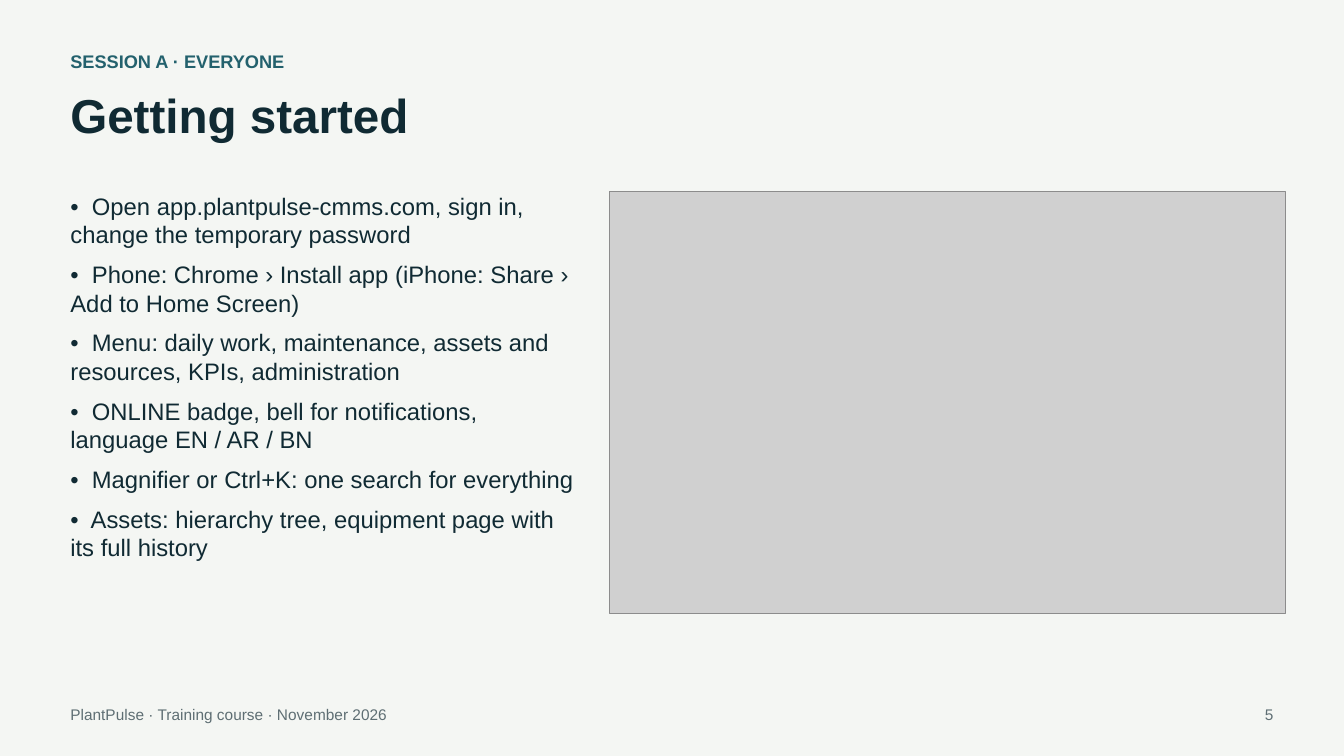
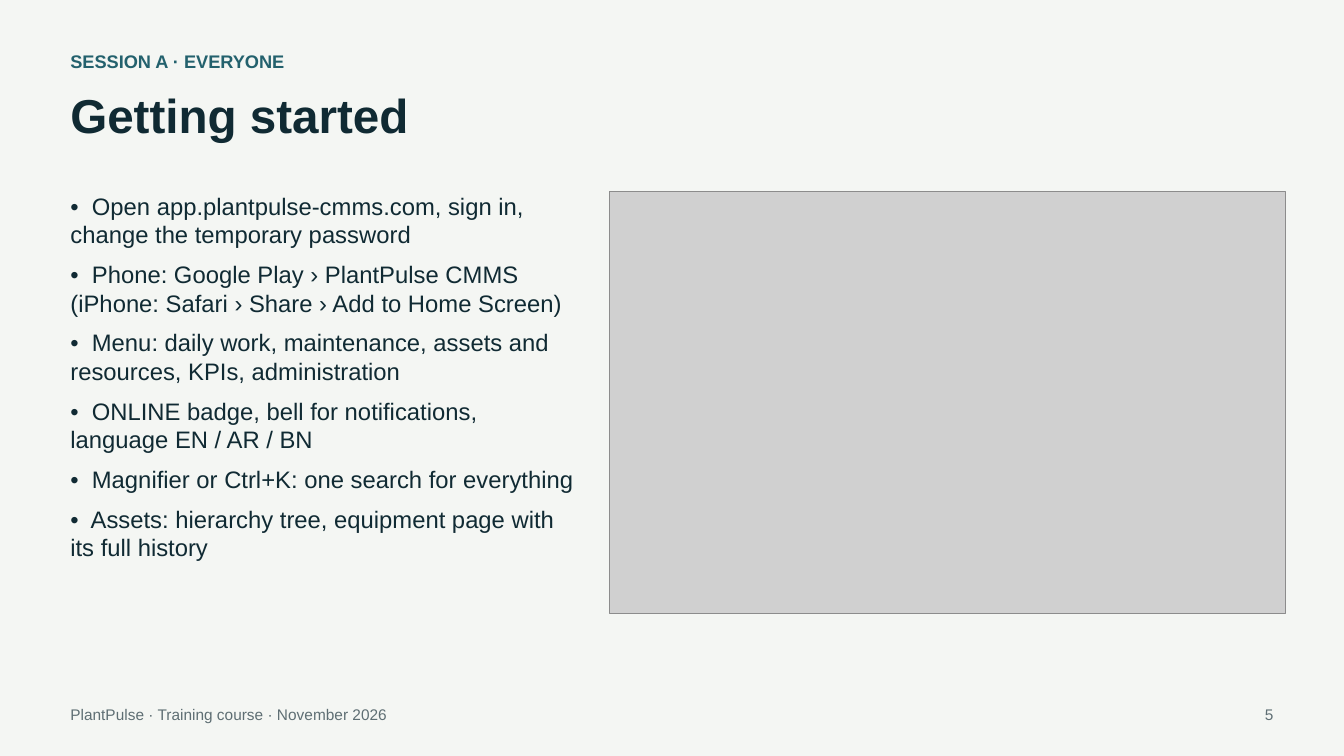
Before and after one commit to tarekgebaly976/PlantPulse, a slide deck: slide 5 of docs/guides/PlantPulse_Training_Course.pptx. Drawn at 1344x756 pixels with LibreOffice and Linux fonts; fonts in the diff are those of the drawing; grey boxes stand for pictures. Boxes give left, top, right and bottom in pixels: in the first picture for what was removed or moved away, otherwise in the second. Text is boxed around its words. In the diff, an @@ line names an element or a change of style, - is before the commit and + after.

```diff
--- a/docs/guides/PlantPulse_Training_Course.pptx
+++ b/docs/guides/PlantPulse_Training_Course.pptx
@@ text at [70, 265, 561, 317]: text changed @@
-• Phone: Chrome › Install app (iPhone: Share › Add to Home Screen)
+• Phone: Google Play › PlantPulse CMMS (iPhone: Safari › Share › Add to Home Screen)
```
Also in this commit, not shown: 26 other files.
